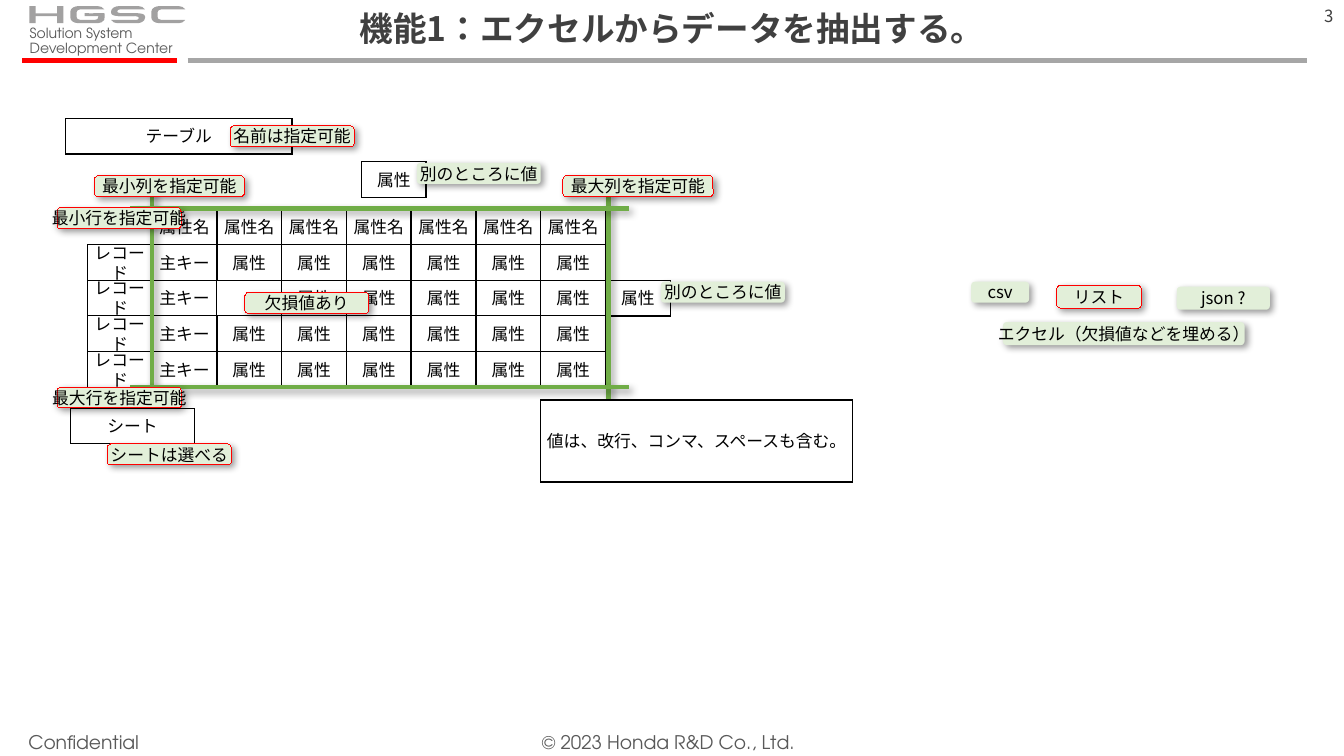
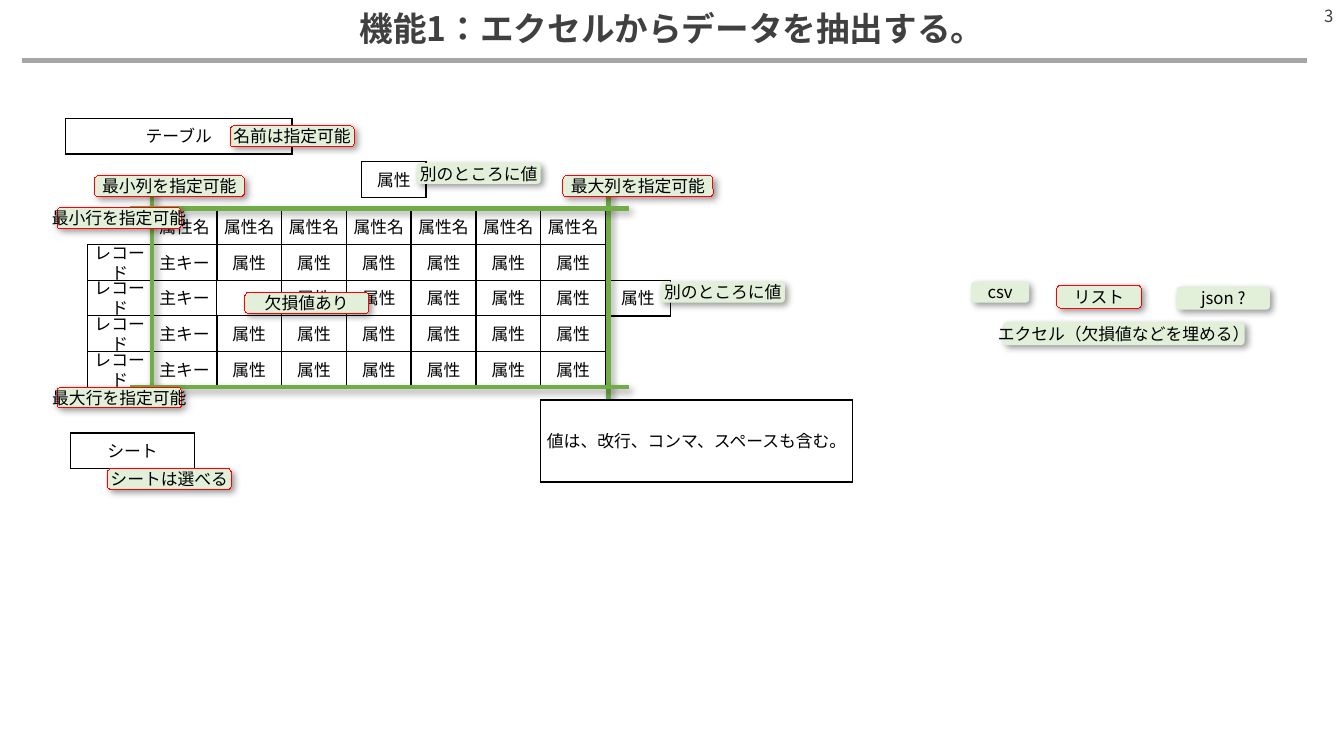
Before and after one commit to hitsuji-ga-u/diff-tools, a slide deck: slide 3 of sample/memo.pptx. Drawn at 1344x756 pixels with LibreOffice and Linux fonts; fonts in the diff are those of the drawing. Boxes give left, top, right and bottom in pixels: in the first picture for what was removed or moved away, otherwise in the second. Text is boxed around its words. In the diff, an @@ line names an element or a change of style, - is before the commit and + after.

```diff
--- a/sample/memo.pptx
+++ b/sample/memo.pptx
@@ text removed at bbox=[30, 27, 173, 61] @@
-Solution System
-Development Center
@@ group removed at bbox=[29, 6, 186, 23]: 4 freeform shapes, 3 rectangles @@
@@ line moved from (188, 60) - (1308, 60) to (22, 60) - (1308, 60) @@
@@ line removed from (22, 60) to (177, 60) @@
@@ rectangle "シート": place and size @@
-rectangle "シート" at bbox=[71, 408, 195, 444]
+rectangle "シート" at bbox=[71, 433, 195, 468]
@@ rounded rectangle "シートは選べる": place and size @@
-rounded rectangle "シートは選べる" at bbox=[107, 444, 231, 465]
+rounded rectangle "シートは選べる" at bbox=[107, 469, 231, 490]
@@ text removed at bbox=[28, 735, 139, 749] @@
-Confidential
@@ text removed at bbox=[561, 735, 795, 751] @@
-© 2023 Honda R&D Co., Ltd.
```
Also in this commit, not shown: 2 other slides changed, 3 slides added, 2 slides removed, 3 other files.
